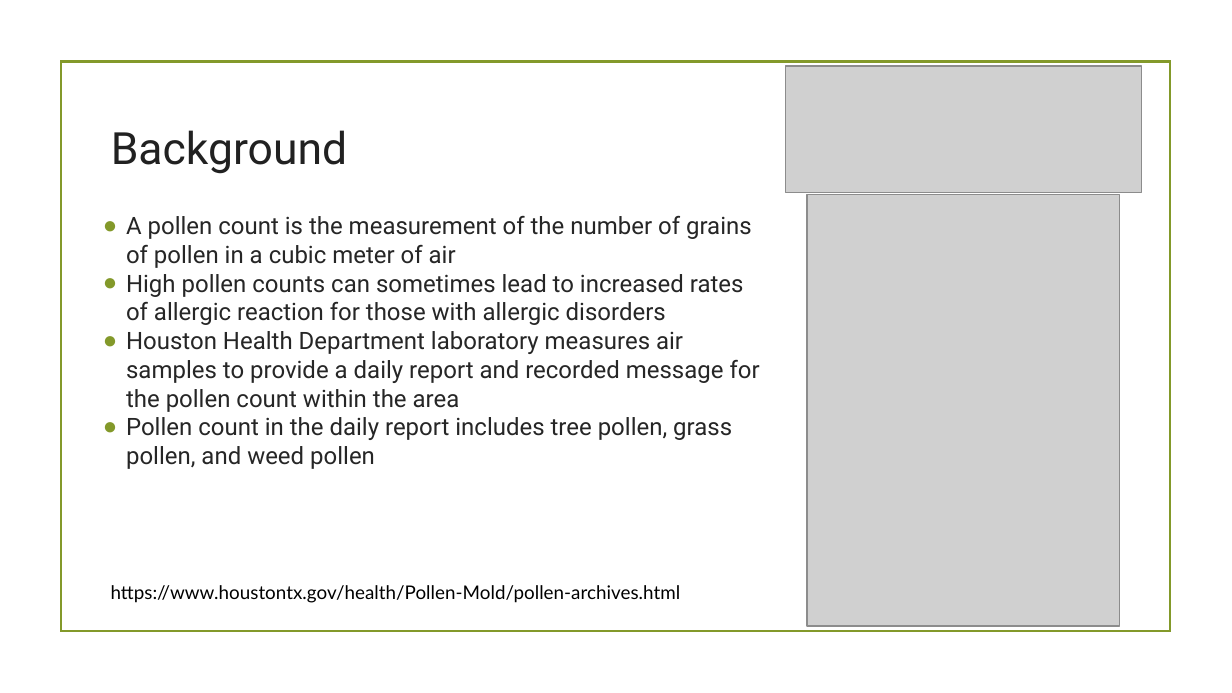
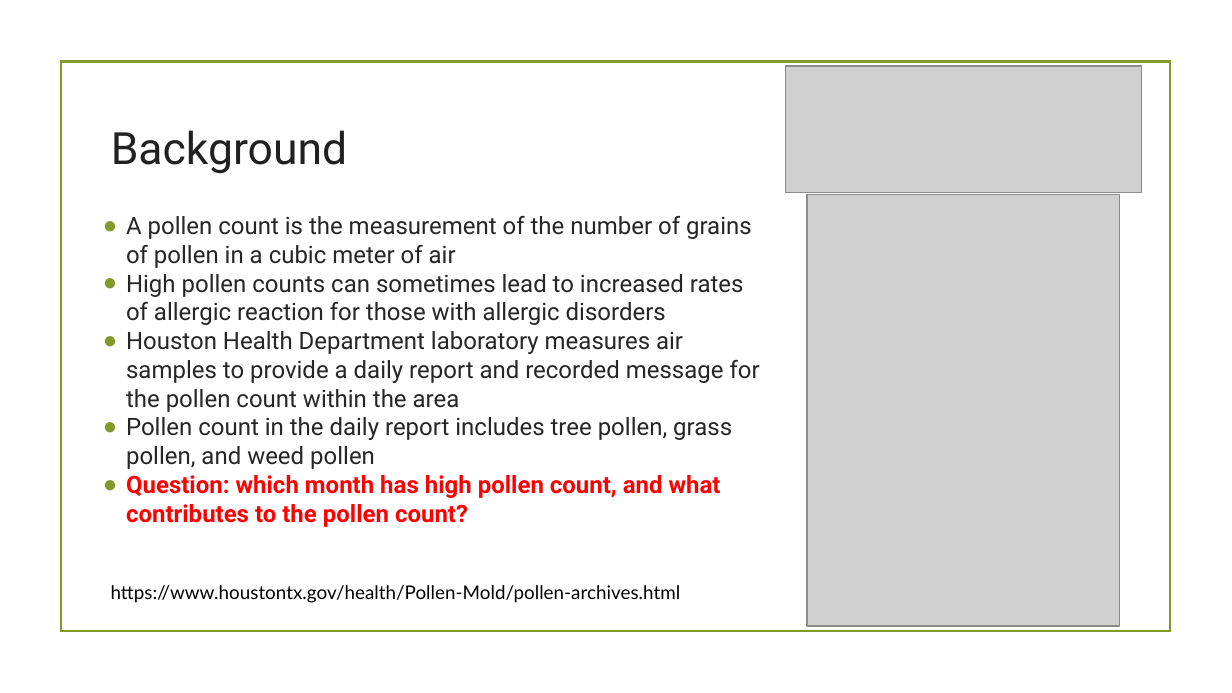
Before and after one commit to htxcheng/ds_curriculum_cheng, a slide deck: slide 2 of houston_pollen/houston_pollen_slides.pptx. Drawn at 1232x693 pixels with LibreOffice and Linux fonts; fonts in the diff are those of the drawing; grey boxes stand for pictures; background and template pictures are left out. Boxes give left, top, right and bottom in pixels: in the first picture for what was removed or moved away, otherwise in the second. Text is boxed around its words. In the diff, an @@ line names an element or a change of style, - is before the commit and + after.

Commit message:
add houston pollen analysis

```diff
--- a/houston_pollen/houston_pollen_slides.pptx
+++ b/houston_pollen/houston_pollen_slides.pptx
@@ text at bbox=[126, 475, 721, 527]: paragraph added @@
+● Question: which month has high pollen count, and what contributes to the pollen count?
```
Also in this commit, not shown: 1 other file.
